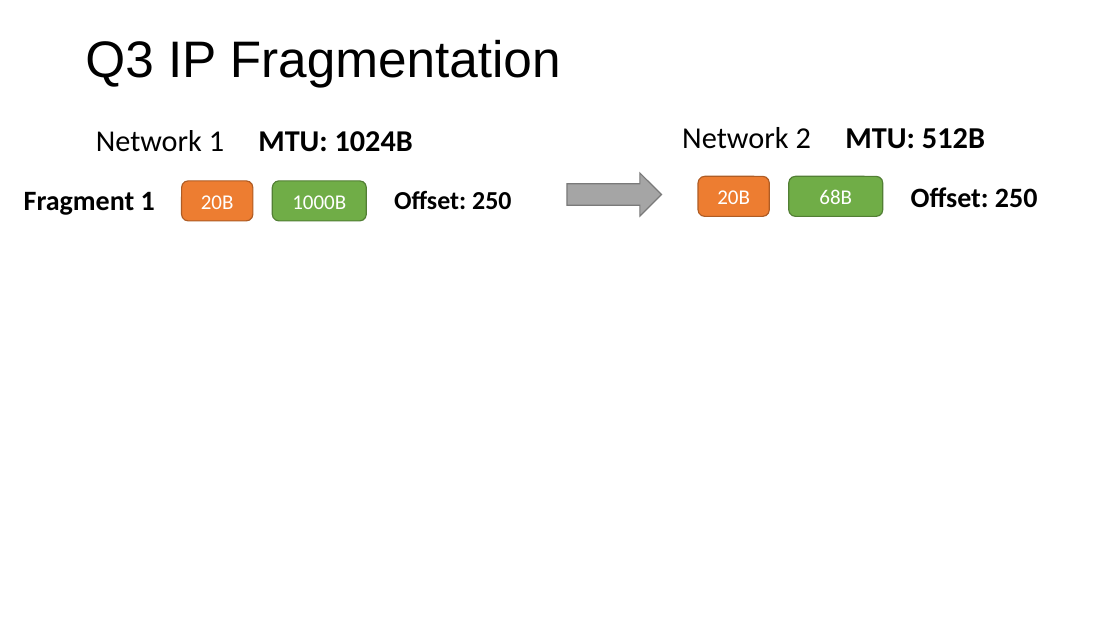
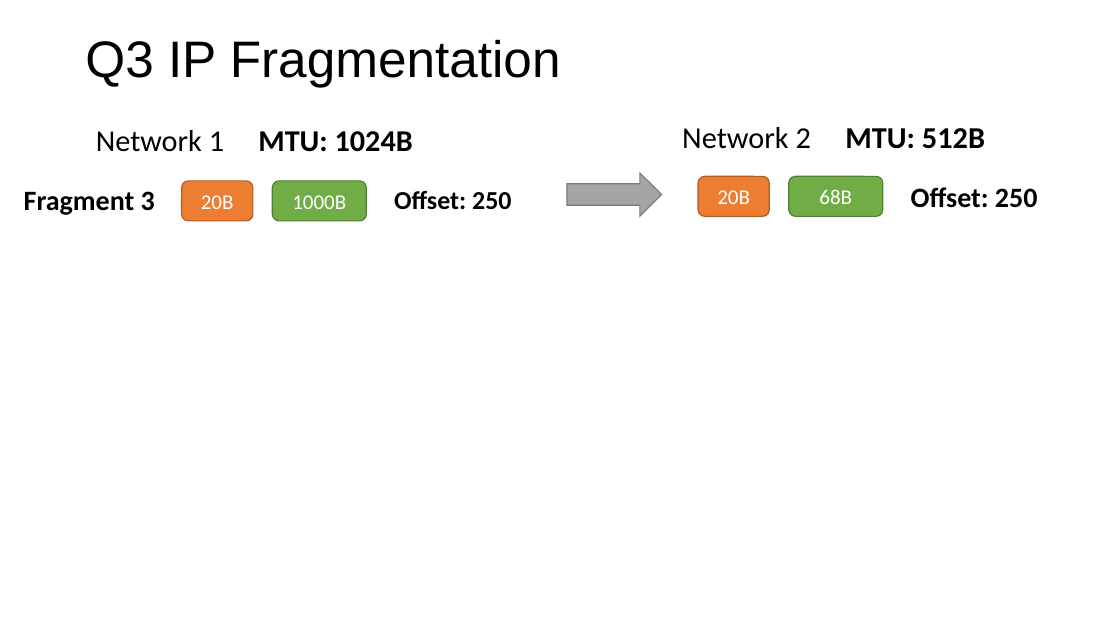
Before and after one commit to henryhxu/CSCI4430-ESTR4120, a slide deck: slide 8 of tutorial/T09/tut09.pptx. Drawn at 1120x630 pixels with LibreOffice and Linux fonts; fonts in the diff are those of the drawing. Boxes give left, top, right and bottom in pixels: in the first picture for what was removed or moved away, otherwise in the second. Text is boxed around its words. In the diff, an @@ line names an element or a change of style, - is before the commit and + after.

```diff
--- a/tutorial/T09/tut09.pptx
+++ b/tutorial/T09/tut09.pptx
@@ text at [24,191,155,215]: text changed @@
-Fragment 1
+Fragment 3
```
Also in this commit, not shown: 2 other slides changed.
